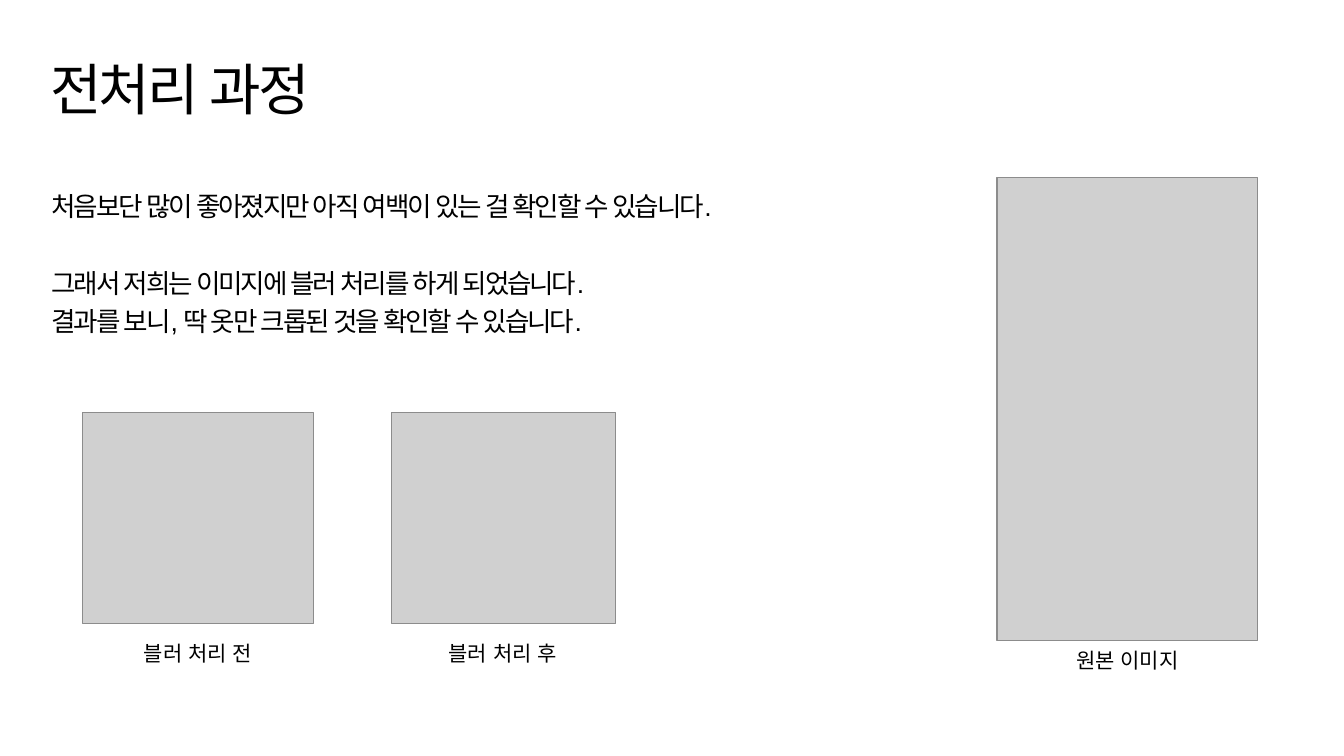
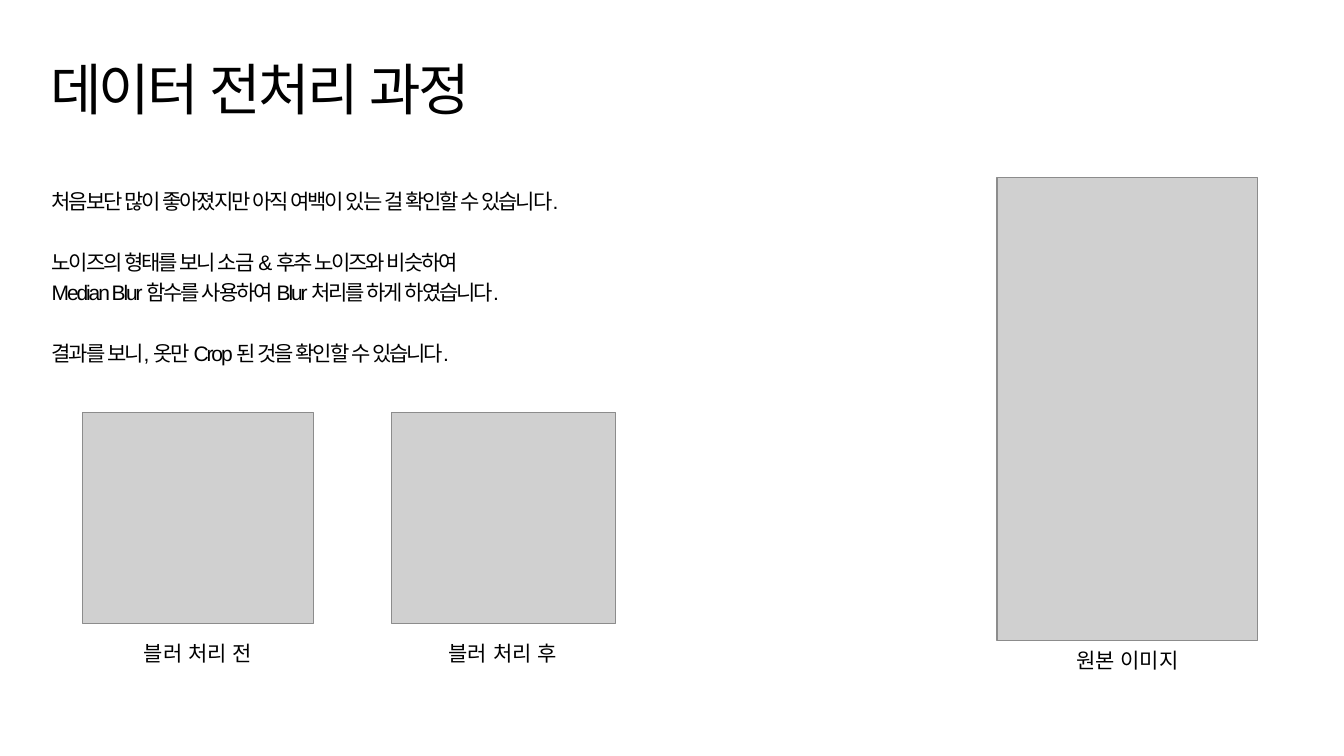
Before and after one commit to suk-6/22-dcc, a slide deck: slide 8 of 춘식이 발표자료.pptx (slide 9 before the commit). Drawn at 1344x756 pixels with LibreOffice and Linux fonts; fonts in the diff are those of the drawing; grey boxes stand for pictures; background and template pictures are left out. Boxes give left, top, right and bottom in pixels: in the first picture for what was removed or moved away, otherwise in the second. Text is boxed around its words. In the diff, an @@ line names an element or a change of style, - is before the commit and + after.

```diff
--- a/춘식이 발표자료.pptx
+++ b/춘식이 발표자료.pptx
@@ title at <box>50,63,470,115</box>: text changed @@
-전처리 과정
+데이터 전처리 과정
@@ text at <box>52,191,558,211</box>: size 19 to 15 pt in "처음보단 많이 좋아졌지만 아직 여백이 있는 걸 ..." @@
@@ text at <box>52,252,499,365</box>: text changed; size 19 to 15 pt @@
-그래서 저희는 이미지에 블러 처리를 하게 되었습니다.
-결과를 보니, 딱 옷만 크롭된 것을 확인할 수 있습니다.
+노이즈의 형태를 보니 소금 & 후추 노이즈와 비슷하여
+Median Blur 함수를 사용하여 Blur 처리를 하게 하였습니다.
+결과를 보니, 옷만 Crop 된 것을 확인할 수 있습니다.
```
Also in this commit, not shown: 9 other slides changed.
